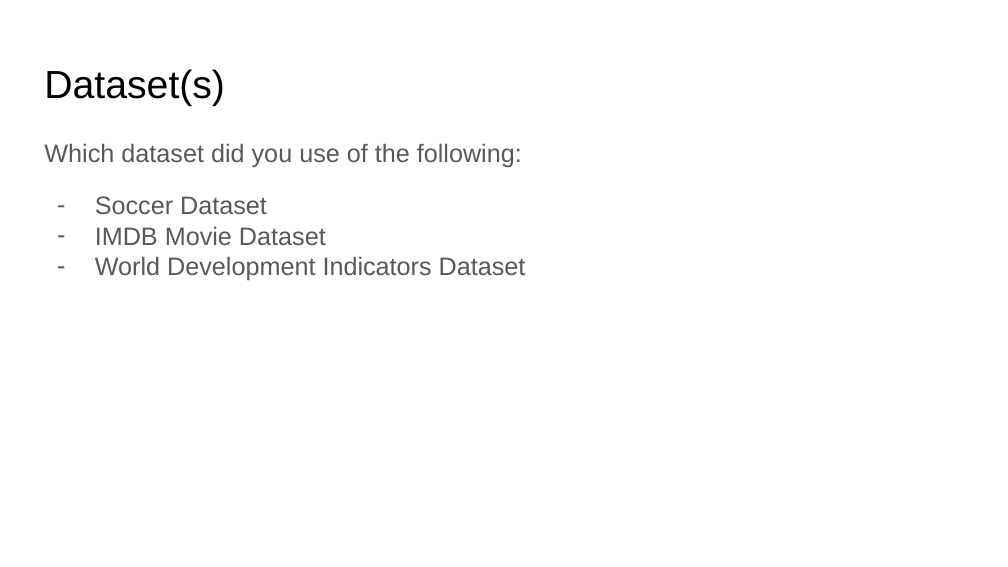
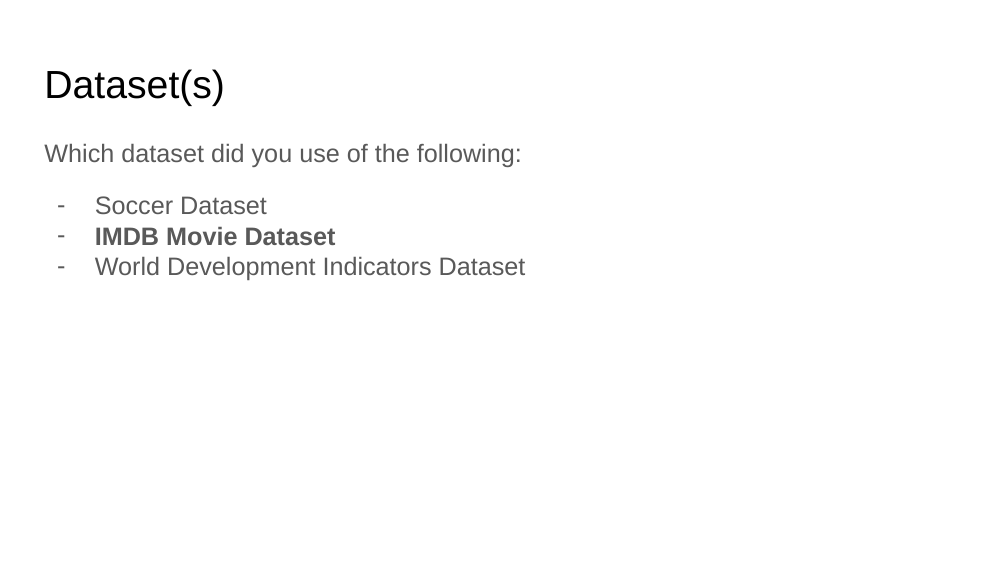
Before and after one commit to sgrosu/sandiego, a slide deck: slide 2 of DSE 200X_ Mini Project Presentation Template.odp. Drawn at 1008x567 pixels with LibreOffice and Linux fonts; fonts in the diff are those of the drawing. Boxes give left, top, right and bottom in pixels: in the first picture for what was removed or moved away, otherwise in the second. Text is boxed around its words. In the diff, an @@ line names an element or a change of style, - is before the commit and + after.

```diff
--- a/DSE 200X_ Mini Project Presentation Template.odp
+++ b/DSE 200X_ Mini Project Presentation Template.odp
@@ text at [95, 226, 336, 245]: bold on in "IMDB Movie Dataset" @@
```
Also in this commit, not shown: 3 other slides changed, 3 slides added, 3 slides removed, 4 other files.
